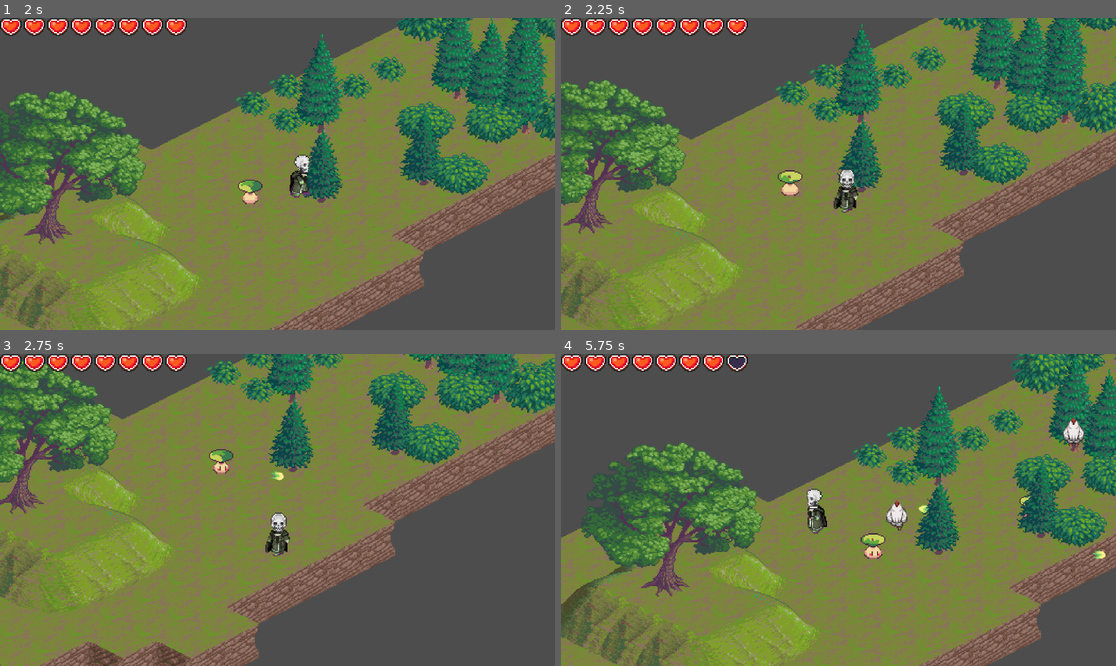
Above: before the commit, frames 1-4 (two rows, left to right).
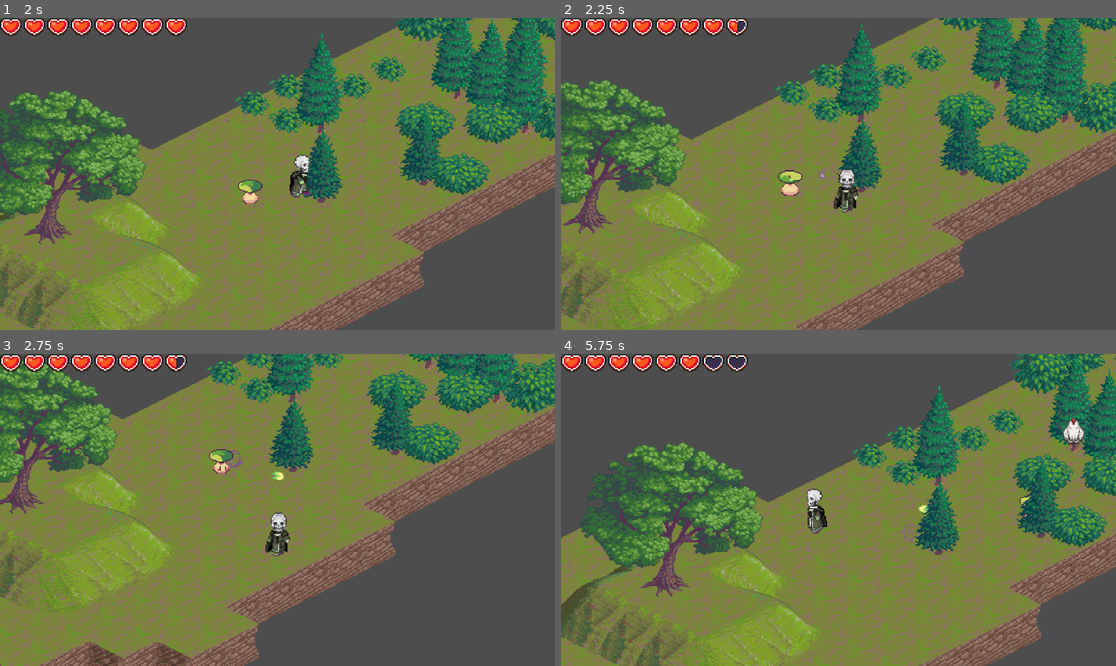
Above: after the commit, the same moments.

Repository: XMNNguyen/ECS179
Game: Godot game, scene res://Scenes/Starting_Menu.tscn
Same seed, same stepped clock (60 frames per second), same inputs: the game is played once before the commit and once after it.
Inputs:
- Up to frame 1 (2 s): click "Start" at 0.5 s; tap Enter at 1.25 s; hold D (right) from 1.28 s (still down)
- Up to frame 2 (2.25 s): release D (right) at 2.03 s; hold S (down) from 2.03 s (still down)
- Up to frame 3 (2.75 s): keep holding S (down)
- Up to frame 4 (5.75 s): release S (down) at 2.78 s; hold D (right) 2.78-3.53 s; hold W (up) 3.53-4.28 s; hold A (left) from 4.28 s (still down)

Frame 1 is identical in both runs. In frame 2, less than 0.1% of the frame differs, in the area x 31-48%, y 0-52%; in frame 3, less than 0.1%; in frame 4, 0.7%, in the area x 26-99%, y 0-66%.

Commit message:
created player fire

Diff:
--- a/ecs179_project/Scenes/Attacks/standard_bullet.tscn
+++ b/ecs179_project/Scenes/Attacks/standard_bullet.tscn
@@ -118,6 +118,33 @@
 "name": &"traveling",
 "speed": 5.0
 }]
+
+[sub_resource type="Animation" id="Animation_eyakn"]
+length = 0.001
+tracks/0/type = "value"
+tracks/0/imported = false
+tracks/0/enabled = true
+tracks/0/path = NodePath("AnimatedSprite2D:animation")
+tracks/0/interp = 1
+tracks/0/loop_wrap = true
+tracks/0/keys = {
+"times": PackedFloat32Array(0),
+"transitions": PackedFloat32Array(1),
+"update": 1,
+"values": [&"traveling"]
+}
+tracks/1/type = "value"
+tracks/1/imported = false
+tracks/1/enabled = true
+tracks/1/path = NodePath("AnimatedSprite2D:frame")
+tracks/1/interp = 1
+tracks/1/loop_wrap = true
+tracks/1/keys = {
+"times": PackedFloat32Array(0),
+"transitions": PackedFloat32Array(1),
+"update": 1,
+"values": [1]
+}
 
 [sub_resource type="Animation" id="Animation_wso3k"]
 resource_name = "create"
@@ -142,6 +169,34 @@
 tracks/1/loop_wrap = true
 tracks/1/keys = {
 "times": PackedFloat32Array(0, 0.133333, 0.2, 0.266667, 0.333333),
+"transitions": PackedFloat32Array(1, 1, 1, 1, 1),
+"update": 1,
+"values": [0, 1, 2, 3, 4]
+}
+
+[sub_resource type="Animation" id="Animation_xthra"]
+resource_name = "death"
+length = 0.4
+tracks/0/type = "value"
+tracks/0/imported = false
+tracks/0/enabled = true
+tracks/0/path = NodePath("AnimatedSprite2D:animation")
+tracks/0/interp = 1
+tracks/0/loop_wrap = true
+tracks/0/keys = {
+"times": PackedFloat32Array(0),
+"transitions": PackedFloat32Array(1),
+"update": 1,
+"values": [&"death"]
+}
+tracks/1/type = "value"
+tracks/1/imported = false
+tracks/1/enabled = true
+tracks/1/path = NodePath("AnimatedSprite2D:frame")
+tracks/1/interp = 1
+tracks/1/loop_wrap = true
+tracks/1/keys = {
+"times": PackedFloat32Array(0, 0.1, 0.166667, 0.3, 0.366667),
 "transitions": PackedFloat32Array(1, 1, 1, 1, 1),
 "update": 1,
 "values": [0, 1, 2, 3, 4]
@@ -176,61 +231,6 @@
 "values": [0, 1, 2, 3]
 }
 
-[sub_resource type="Animation" id="Animation_xthra"]
-resource_name = "death"
-length = 0.4
-tracks/0/type = "value"
-tracks/0/imported = false
-tracks/0/enabled = true
-tracks/0/path = NodePath("AnimatedSprite2D:animation")
-tracks/0/interp = 1
-tracks/0/loop_wrap = true
-tracks/0/keys = {
-"times": PackedFloat32Array(0),
-"transitions": PackedFloat32Array(1),
-"update": 1,
-"values": [&"death"]
-}
-tracks/1/type = "value"
-tracks/1/imported = false
-tracks/1/enabled = true
-tracks/1/path = NodePath("AnimatedSprite2D:frame")
-tracks/1/interp = 1
-tracks/1/loop_wrap = true
-tracks/1/keys = {
-"times": PackedFloat32Array(0, 0.1, 0.166667, 0.3, 0.366667),
-"transitions": PackedFloat32Array(1, 1, 1, 1, 1),
-"update": 1,
-"values": [0, 1, 2, 3, 4]
-}
-
-[sub_resource type="Animation" id="Animation_eyakn"]
-length = 0.001
-tracks/0/type = "value"
-tracks/0/imported = false
-tracks/0/enabled = true
-tracks/0/path = NodePath("AnimatedSprite2D:animation")
-tracks/0/interp = 1
-tracks/0/loop_wrap = true
-tracks/0/keys = {
-"times": PackedFloat32Array(0),
-"transitions": PackedFloat32Array(1),
-"update": 1,
-"values": [&"traveling"]
-}
-tracks/1/type = "value"
-tracks/1/imported = false
-tracks/1/enabled = true
-tracks/1/path = NodePath("AnimatedSprite2D:frame")
-tracks/1/interp = 1
-tracks/1/loop_wrap = true
-tracks/1/keys = {
-"times": PackedFloat32Array(0),
-"transitions": PackedFloat32Array(1),
-"update": 1,
-"values": [1]
-}
-
 [sub_resource type="AnimationLibrary" id="AnimationLibrary_hscf6"]
 _data = {
 "RESET": SubResource("Animation_eyakn"),
@@ -239,7 +239,37 @@
 "traveling": SubResource("Animation_tsq1q")
 }
 
+[sub_resource type="AnimationNodeAnimation" id="AnimationNodeAnimation_c7642"]
+animation = &"create"
+
+[sub_resource type="AnimationNodeAnimation" id="AnimationNodeAnimation_wi7c6"]
+animation = &"death"
+
+[sub_resource type="AnimationNodeAnimation" id="AnimationNodeAnimation_s2ltg"]
+animation = &"traveling"
+
+[sub_resource type="AnimationNodeStateMachineTransition" id="AnimationNodeStateMachineTransition_qas4u"]
+advance_mode = 2
+
+[sub_resource type="AnimationNodeStateMachineTransition" id="AnimationNodeStateMachineTransition_4s78y"]
+switch_mode = 2
+advance_mode = 2
+
+[sub_resource type="AnimationNodeStateMachineTransition" id="AnimationNodeStateMachineTransition_ta2di"]
+
+[sub_resource type="AnimationNodeStateMachineTransition" id="AnimationNodeStateMachineTransition_wo80x"]
+switch_mode = 2
+advance_mode = 2
+
 [sub_resource type="AnimationNodeStateMachine" id="AnimationNodeStateMachine_w5vol"]
+states/End/position = Vector2(749, 100)
+states/create/node = SubResource("AnimationNodeAnimation_c7642")
+states/create/position = Vector2(314, 100)
+states/death/node = SubResource("AnimationNodeAnimation_wi7c6")
+states/death/position = Vector2(609, 100)
+states/traveling/node = SubResource("AnimationNodeAnimation_s2ltg")
+states/traveling/position = Vector2(465, 100)
+transitions = ["Start", "create", SubResource("AnimationNodeStateMachineTransition_qas4u"), "create", "traveling", SubResource("AnimationNodeStateMachineTransition_4s78y"), "traveling", "death", SubResource("AnimationNodeStateMachineTransition_ta2di"), "death", "End", SubResource("AnimationNodeStateMachineTransition_wo80x")]
 
 [sub_resource type="CircleShape2D" id="CircleShape2D_kt4eo"]
 radius = 6.08276
@@ -264,4 +294,8 @@
 [node name="hitBox" type="Area2D" parent="."]
 
 [node name="CollisionShape2D" type="CollisionShape2D" parent="hitBox"]
+light_mask = 2
+visibility_layer = 3
 shape = SubResource("CircleShape2D_kt4eo")
+
+[connection signal="area_entered" from="hitBox" to="." method="_on_hit_box_area_entered"]
--- a/ecs179_project/Scenes/Enemies/Attacks/sprout_bullet.tscn
+++ b/ecs179_project/Scenes/Enemies/Attacks/sprout_bullet.tscn
@@ -2,6 +2,33 @@
 
 [ext_resource type="Script" path="res://Scripts/Enemies/Attacks/sprout_bullet.gd" id="1_5t38n"]
 [ext_resource type="Texture2D" uid="uid://b63rhl80m12rk" path="res://Assets/Effect and Bullet 16x16/Green Effect and Bullet 16x16.png" id="1_rxxvi"]
+
+[sub_resource type="Animation" id="Animation_43xw7"]
+length = 0.001
+tracks/0/type = "value"
+tracks/0/imported = false
+tracks/0/enabled = true
+tracks/0/path = NodePath(".:frame")
+tracks/0/interp = 1
+tracks/0/loop_wrap = true
+tracks/0/keys = {
+"times": PackedFloat32Array(0),
+"transitions": PackedFloat32Array(1),
+"update": 1,
+"values": [1]
+}
+tracks/1/type = "value"
+tracks/1/imported = false
+tracks/1/enabled = true
+tracks/1/path = NodePath(".:animation")
+tracks/1/interp = 1
+tracks/1/loop_wrap = true
+tracks/1/keys = {
+"times": PackedFloat32Array(0),
+"transitions": PackedFloat32Array(1),
+"update": 1,
+"values": [&"create"]
+}
 
 [sub_resource type="Animation" id="Animation_wu3st"]
 resource_name = "create"
@@ -29,6 +56,34 @@
 "transitions": PackedFloat32Array(1, 1),
 "update": 1,
 "values": [0, 1]
+}
+
+[sub_resource type="Animation" id="Animation_bbwg7"]
+resource_name = "death"
+length = 0.3
+tracks/0/type = "value"
+tracks/0/imported = false
+tracks/0/enabled = true
+tracks/0/path = NodePath(".:animation")
+tracks/0/interp = 1
+tracks/0/loop_wrap = true
+tracks/0/keys = {
+"times": PackedFloat32Array(0),
+"transitions": PackedFloat32Array(1),
+"update": 1,
+"values": [&"on_hit"]
+}
+tracks/1/type = "value"
+tracks/1/imported = false
+tracks/1/enabled = true
+tracks/1/path = NodePath(".:frame")
+tracks/1/interp = 1
+tracks/1/loop_wrap = true
+tracks/1/keys = {
+"times": PackedFloat32Array(0, 0.0333333, 0.0666667, 0.1, 0.2, 0.266667),
+"transitions": PackedFloat32Array(1, 1, 1, 1, 1, 1),
+"update": 1,
+"values": [0, 1, 2, 4, 5, 6]
 }
 
 [sub_resource type="Animation" id="Animation_gv8lo"]
@@ -58,61 +113,6 @@
 "transitions": PackedFloat32Array(1, 1, 1),
 "update": 1,
 "values": [0, 1, 2]
-}
-
-[sub_resource type="Animation" id="Animation_bbwg7"]
-resource_name = "death"
-length = 0.3
-tracks/0/type = "value"
-tracks/0/imported = false
-tracks/0/enabled = true
-tracks/0/path = NodePath(".:animation")
-tracks/0/interp = 1
-tracks/0/loop_wrap = true
-tracks/0/keys = {
-"times": PackedFloat32Array(0),
-"transitions": PackedFloat32Array(1),
-"update": 1,
-"values": [&"on_hit"]
-}
-tracks/1/type = "value"
-tracks/1/imported = false
-tracks/1/enabled = true
-tracks/1/path = NodePath(".:frame")
-tracks/1/interp = 1
-tracks/1/loop_wrap = true
-tracks/1/keys = {
-"times": PackedFloat32Array(0, 0.0333333, 0.0666667, 0.1, 0.2, 0.266667),
-"transitions": PackedFloat32Array(1, 1, 1, 1, 1, 1),
-"update": 1,
-"values": [0, 1, 2, 4, 5, 6]
-}
-
-[sub_resource type="Animation" id="Animation_43xw7"]
-length = 0.001
-tracks/0/type = "value"
-tracks/0/imported = false
-tracks/0/enabled = true
-tracks/0/path = NodePath(".:frame")
-tracks/0/interp = 1
-tracks/0/loop_wrap = true
-tracks/0/keys = {
-"times": PackedFloat32Array(0),
-"transitions": PackedFloat32Array(1),
-"update": 1,
-"values": [1]
-}
-tracks/1/type = "value"
-tracks/1/imported = false
-tracks/1/enabled = true
-tracks/1/path = NodePath(".:animation")
-tracks/1/interp = 1
-tracks/1/loop_wrap = true
-tracks/1/keys = {
-"times": PackedFloat32Array(0),
-"transitions": PackedFloat32Array(1),
-"update": 1,
-"values": [&"create"]
 }
 
 [sub_resource type="AnimationLibrary" id="AnimationLibrary_fc2nr"]
@@ -274,7 +274,6 @@
 [node name="AnimatedSprite2D" type="AnimatedSprite2D" parent="."]
 sprite_frames = SubResource("SpriteFrames_3yd3l")
 animation = &"create"
-frame = 1
 
 [node name="AnimationTree" type="AnimationTree" parent="."]
 root_node = NodePath("../AnimatedSprite2D")
--- a/ecs179_project/Scenes/Enemies/chicken.tscn
+++ b/ecs179_project/Scenes/Enemies/chicken.tscn
@@ -851,7 +851,7 @@
 radius = 5.0
 height = 10.0
 
-[node name="Chicken" type="CharacterBody2D"]
+[node name="Chicken" type="CharacterBody2D" groups=["Enemies"]]
 y_sort_enabled = true
 script = ExtResource("1_74ind")
 
--- a/ecs179_project/Scenes/Enemies/sprout.tscn
+++ b/ecs179_project/Scenes/Enemies/sprout.tscn
@@ -873,7 +873,7 @@
 radius = 2.0
 height = 10.0
 
-[node name="Sprout" type="CharacterBody2D"]
+[node name="Sprout" type="CharacterBody2D" groups=["Enemies"]]
 light_mask = 2
 visibility_layer = 2
 y_sort_enabled = true
--- a/ecs179_project/Scenes/world.tscn
+++ b/ecs179_project/Scenes/world.tscn
@@ -1563,7 +1563,7 @@
 physics_layer_0/collision_mask = 3
 sources/0 = SubResource("TileSetAtlasSource_ugaeo")
 
-[node name="World" type="Node2D"]
+[node name="World" type="Node2D" groups=["Enemies"]]
 y_sort_enabled = true
 script = ExtResource("1_5dhhd")
 
--- a/ecs179_project/Scripts/Attacks/standard_bullet.gd
+++ b/ecs179_project/Scripts/Attacks/standard_bullet.gd
@@ -2,11 +2,48 @@
 extends CharacterBody2D
 
 
+enum state {
+			CREATE,
+			TRAVELING,
+			DEATH,
+			}
+
+var damage: float = 1
+
+@onready var animationTree:AnimationTree = $AnimationTree
+@onready var state_machine = animationTree["parameters/playback"]
+
+var cur_state: state = state.CREATE
+var state_keys = [
+	"create",
+	"traveling",
+	"death"
+]
+var _timer:Timer
+
 # Called when the node enters the scene tree for the first time.
 func _ready() -> void:
-	pass # Replace with function body.
+	set_as_top_level(true)
+	# add a death timer
+	_timer = Timer.new()
+	_timer.one_shot = true
+	add_child(_timer)
+	_timer.start(2)
 
 
 # Called every frame. 'delta' is the elapsed time since the previous frame.
 func _process(delta: float) -> void:
-	pass
+	move_and_slide()
+	# once death timer is expired or bullet explodes, remove the bullet instance
+	if _timer.time_left == 0 || state_machine.get_current_node() == "End":
+		queue_free()
+
+
+func _on_hit_box_area_entered(area: Area2D) -> void:
+	# if we have entered the Player's hurtbox, explode the bullet
+	if area.name == "hurtBox" && area.get_parent().is_in_group("Enemies"):
+		signals.take_damage.emit(damage)
+		velocity = Vector2(0, 0)
+		cur_state = state.DEATH
+		state_machine.travel(state_keys[cur_state])
+		state_machine.next()
--- a/ecs179_project/Scripts/Enemies/chicken.gd
+++ b/ecs179_project/Scripts/Enemies/chicken.gd
@@ -29,6 +29,9 @@
 
 # Called when the node enters the scene tree for the first time.
 func _ready() -> void:
+	add_to_group("Enemies")
+	signals.take_damage.connect(_on_take_damage)
+
 	# adjust base stats
 	base_speed = 40
 	aggro_range = 100
--- a/ecs179_project/Scripts/Enemies/enemy.gd
+++ b/ecs179_project/Scripts/Enemies/enemy.gd
@@ -3,7 +3,7 @@
 
 # STATS
 var level: float = 1
-var max_health: float = 10
+var max_health: float = 2
 var defense: float = 10
 var base_damage: float = 1
 var base_speed: float = 10
@@ -18,15 +18,14 @@
 @onready var tile_map: TileMapController = $"/root/World/TileMap"
 
 
-# TODO: figure out how we will calculate our damage
-func calculate_damage() -> float:
-	return base_damage
+func _on_take_damage(damage: int) -> void:
+	_current_health -= damage
+	die()
 
 
 # function that tries to free our enemy instance once health is depleted
 func die() -> void:
 	if _current_health <= 0:
-		#print("DEAD")
 		queue_free()
 
 
--- a/ecs179_project/Scripts/Enemies/sprout.gd
+++ b/ecs179_project/Scripts/Enemies/sprout.gd
@@ -31,6 +31,9 @@
 
 # Called when the node enters the scene tree for the first time.
 func _ready() -> void:
+	add_to_group("Enemies")
+	signals.take_damage.connect(_on_take_damage)
+
 	# adjust base stats
 	base_speed = 40
 	aggro_range = 150
--- a/ecs179_project/Scripts/player.gd
+++ b/ecs179_project/Scripts/player.gd
@@ -10,16 +10,25 @@
 var state = IDLE
 var on_slope: bool = false
 
+# STATS
 @export var maxHeart: float = 8
+@export var attack_speed: float = 0.5 # NOTE: attack speed should never be >1.99
+@export var attack_range: float = 150
+
+# WEAPON STATS
+# STANDARD WEAPON
+@export var standard_bullet_speed: float = 150
+@export var standard_bullet_damage: float = 1
+@export var standard_attack_cd: float = 1
+@export var num_standard_bullets: int = 1
+
+# OTHER
 @onready var health: float = maxHeart
-
-
 @onready var animationTree:AnimationTree = $AnimationTree
 @onready var state_machine = animationTree["parameters/playback"]
 @onready var tile_map: TileMapController = %TileMap
 
-
-
+var standard_bullet = preload("res://Scenes/Attacks/standard_bullet.tscn")
 var blend_position : Vector2 = Vector2.ZERO
 var blend_paths = [
 	"parameters/idle/idle_blend/blend_position",
@@ -30,6 +39,17 @@
 	"move"
 ]
 
+# WEAPON TIMERS
+var _standard_weapon_timer: Timer
+
+
+func _ready() -> void:
+	_standard_weapon_timer = Timer.new()
+	_standard_weapon_timer.one_shot = true
+	add_child(_standard_weapon_timer)
+	_standard_weapon_timer.start(standard_attack_cd * (2 - attack_speed))
+
+
 func _physics_process(delta):
 	var input_vector = Input.get_vector("left", "right", "up", "down")
 
@@ -55,8 +75,51 @@
 	state_machine.travel(state_keys[state])
 	animationTree.set(blend_paths[state], blend_position)
 
-
-
+	fire()
+
+
+func get_closest_enemy_position() -> Vector2:
+	# get all enemies within our world scene
+	var enemies_in_scene: Array[Node] = get_tree().get_nodes_in_group("Enemies")
+	var closest_enemy_distance: float = 100000
+	var closest_enemy_position: Vector2 = Vector2(100000, 100000)
+
+	# iterate through every enemy comparing the distances to get the min distance from the player
+	for enemy in enemies_in_scene:
+		var enemy_distance: float = global_position.distance_to(enemy.global_position)
+		if enemy_distance < closest_enemy_distance:
+			closest_enemy_distance = enemy_distance
+			closest_enemy_position = enemy.global_position
+
+	# return the enemy's position that was the closest to the player
+	return closest_enemy_position
+
+
+# NOTE: make sure to update this function if we add more weapon types
+# fires all of the player's weapons
+func fire() -> void:
+	var closest_enemy_position: Vector2 = get_closest_enemy_position()
+	var distance_to_enemy: float = global_position.distance_to(closest_enemy_position)
+	if distance_to_enemy <= attack_range:
+		# FIRE STANDARD WEAPON
+		if _standard_weapon_timer.is_stopped():
+			fire_standard(closest_enemy_position)
+
+
+# fires the standard weapon from player
+func fire_standard(enemy_position: Vector2) -> void:
+	var fire_direction: Vector2 = (enemy_position - global_position).normalized()
+	var new_bullet := standard_bullet.instantiate() as StandardBullet
+	new_bullet.velocity = fire_direction * standard_bullet_speed
+	new_bullet.rotation = fire_direction.angle()
+	new_bullet.position = global_position
+	new_bullet.damage = standard_bullet_damage
+	add_child(new_bullet)
+
+	_standard_weapon_timer = Timer.new()
+	_standard_weapon_timer.one_shot = true
+	add_child(_standard_weapon_timer)
+	_standard_weapon_timer.start(standard_attack_cd * (2 - attack_speed))
 
 
 # helper function to adjust the z_index depending on what layer the player is supposed to be on
--- a/ecs179_project/Scripts/signals.gd
+++ b/ecs179_project/Scripts/signals.gd
@@ -2,3 +2,4 @@
 extends Node
 
 signal entered_new_layer(layer: int, old_layer: int)
+signal take_damage(damage: int)
--- a/ecs179_project/project.godot
+++ b/ecs179_project/project.godot
@@ -18,6 +18,10 @@
 [autoload]
 
 signals="*res://Scripts/signals.gd"
+
+[global_group]
+
+Enemies=""
 
 [input]
 
Not shown: 1 places in ecs179_project/Scenes/Attacks/standard_bullet.tscn that only renumber resources
